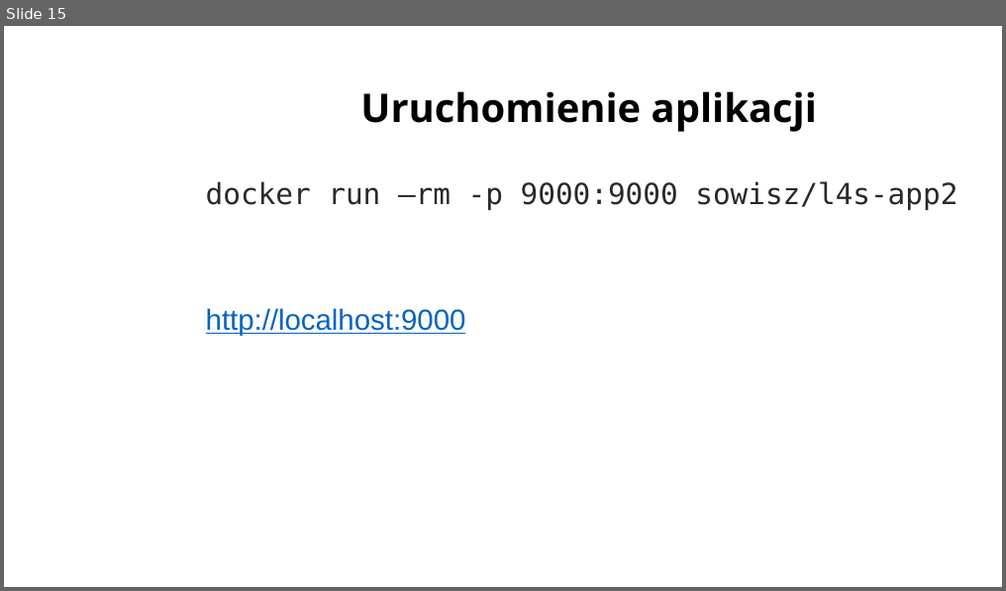
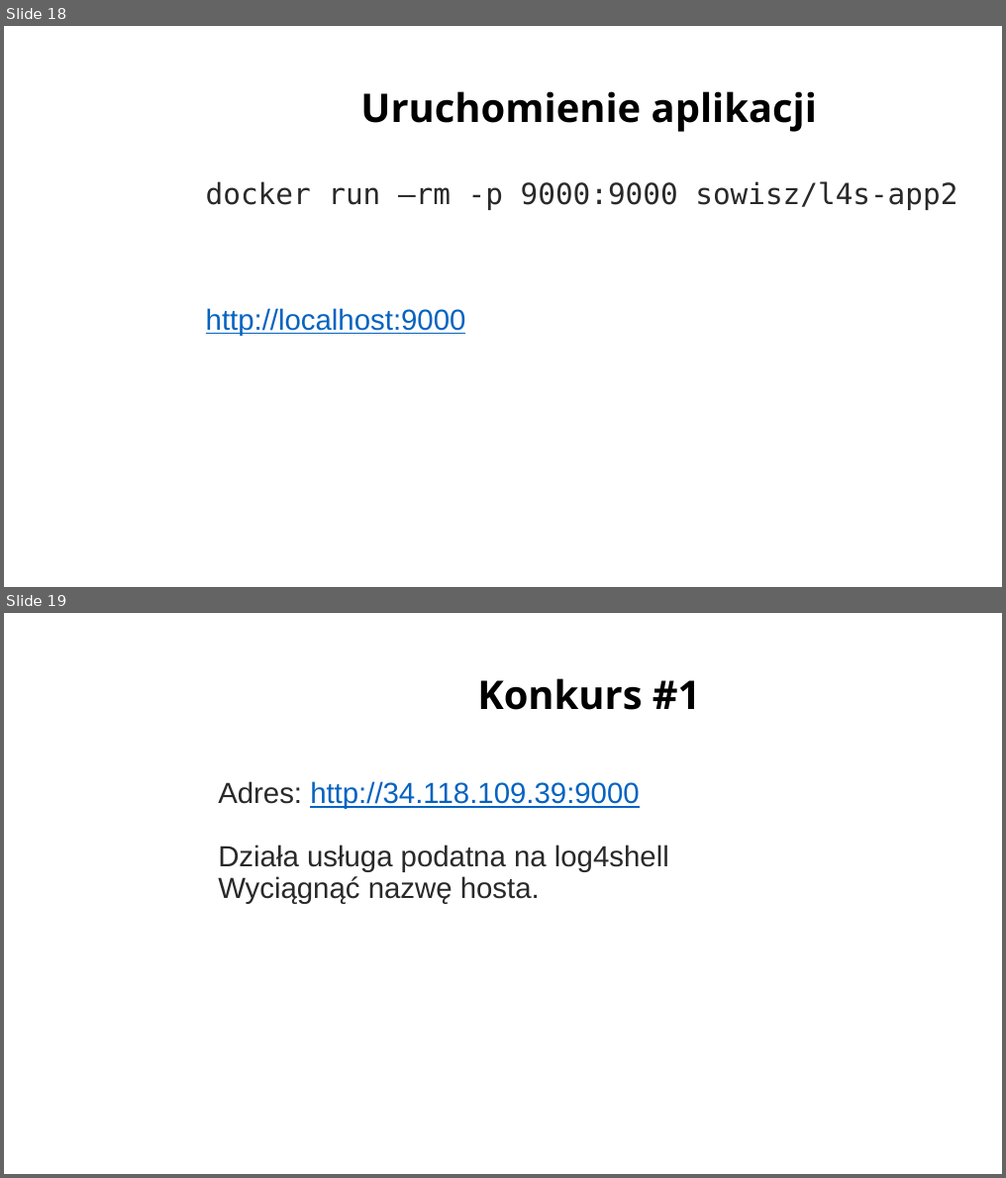
Before and after one commit to sowa-gregory/log4shell, a slide deck: log4shell_admindays.pptx. Shown one above the other, each under a label of ours: slide 15 before the commit, slides 18 and 19 after it. The pictures are 1006x591 and 1006x1178 pixels, drawn with LibreOffice and Linux fonts; fonts in the diff are those of the drawing; background and template pictures are left out. Boxes give left, top, right and bottom in pixels: in the first picture for what was removed or moved away, otherwise in the second. Text is boxed around its words. In the diff, an @@ line names an element or a change of style, - is before the commit and + after.

```diff
--- a/log4shell_admindays.pptx
+++ b/log4shell_admindays.pptx
@@ slide 19 added at [4, 613, 1002, 1174], background picture (left out) @@
@@ title added at [477, 678, 701, 710], 38 pt, text #000000, bold @@
+Konkurs #1
@@ text added at [218, 781, 669, 903], 28 pt, text #292929 @@
+Adres: http://34.118.109.39:9000
+Działa usługa podatna na log4shell
+Wyciągnąć nazwę hosta.
@@ what was slide 15 is now slide 18 @@
```
Also in this commit, not shown: 2 slides changed, 14 other slides added, 5 slides removed, 1 other file.
